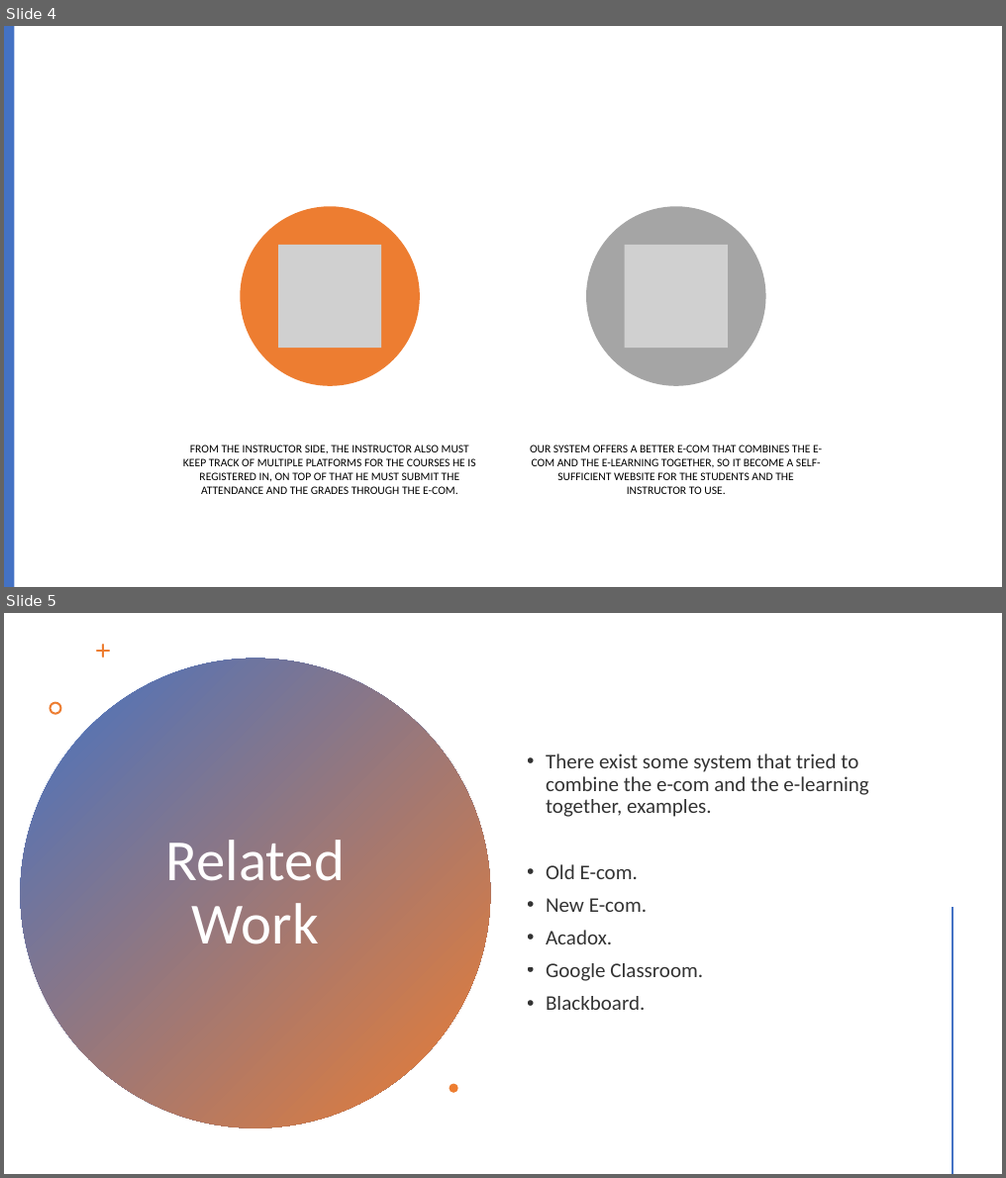
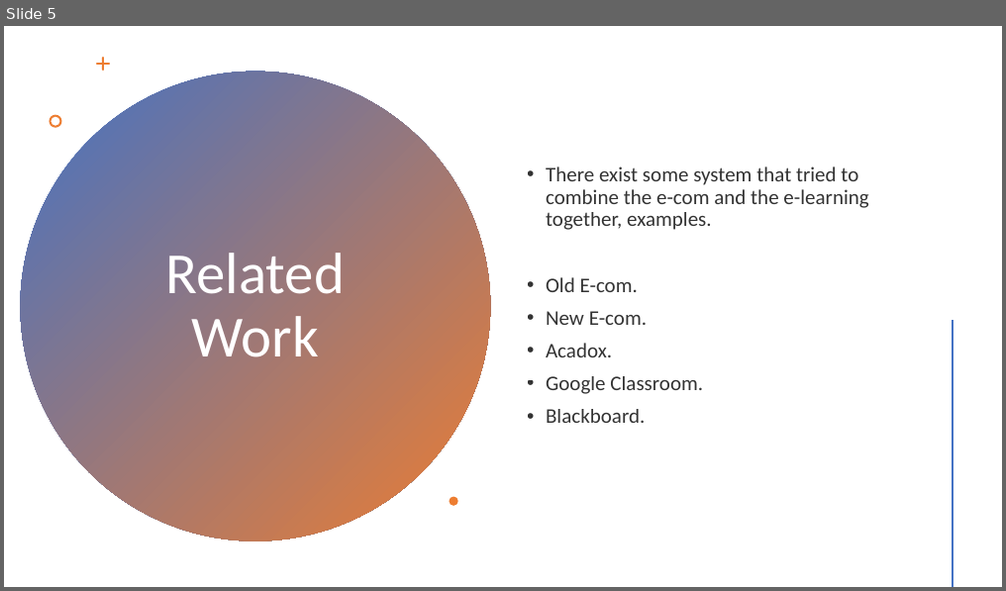
Before and after one commit to mounirsabry/Better_Ecom_GP, a slide deck: Discussions/Midyear_Discussion/presentation.pptx. Shown one above the other, each under a label of ours: slides 4 and 5 before the commit, slide 5 after it. The pictures are 1006x1178 and 1006x591 pixels, drawn with LibreOffice and Linux fonts; fonts in the diff are those of the drawing; grey boxes stand for pictures. Boxes give left, top, right and bottom in pixels: in the first picture for what was removed or moved away, otherwise in the second. Text is boxed around its words. In the diff, an @@ line names an element or a change of style, - is before the commit and + after.

```diff
--- a/Discussions/Midyear_Discussion/presentation.pptx
+++ b/Discussions/Midyear_Discussion/presentation.pptx
@@ slide 4 removed at [4, 26, 1002, 587], background #FFFFFF @@
@@ rectangle removed at [4, 26, 15, 587] @@
@@ group removed at [183, 206, 822, 494]: 2 ellipses, 2 pictures, 2 texts @@
-FROM THE INSTRUCTOR SIDE, THE INSTRUCTOR ALSO MUST KEEP TRACK OF MULTIPLE PLATFORMS FOR THE COURSES HE IS REGISTERED IN, ON TOP OF THAT HE MUST SUBMIT THE ATTENDANCE AND THE GRADES THROUGH THE E-COM.
-OUR SYSTEM OFFERS A BETTER E-COM THAT COMBINES THE E-COM AND THE E-LEARNING TOGETHER, SO IT BECOME A SELF-SUFFICIENT WEBSITE FOR THE STUDENTS AND THE INSTRUCTOR TO USE.
```
Also in this commit, not shown: 1 slide changed, 2 slides added, 1 other slide removed.
